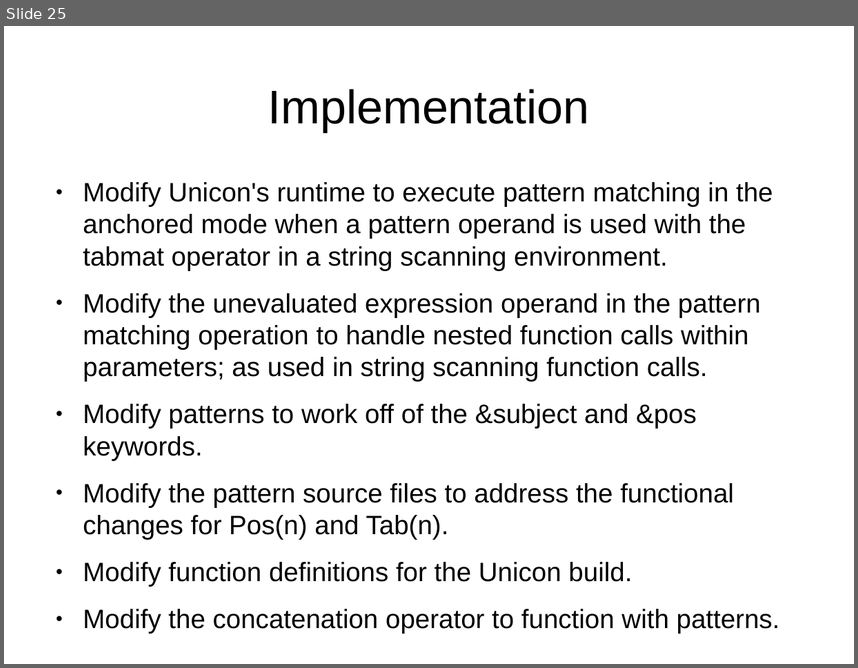
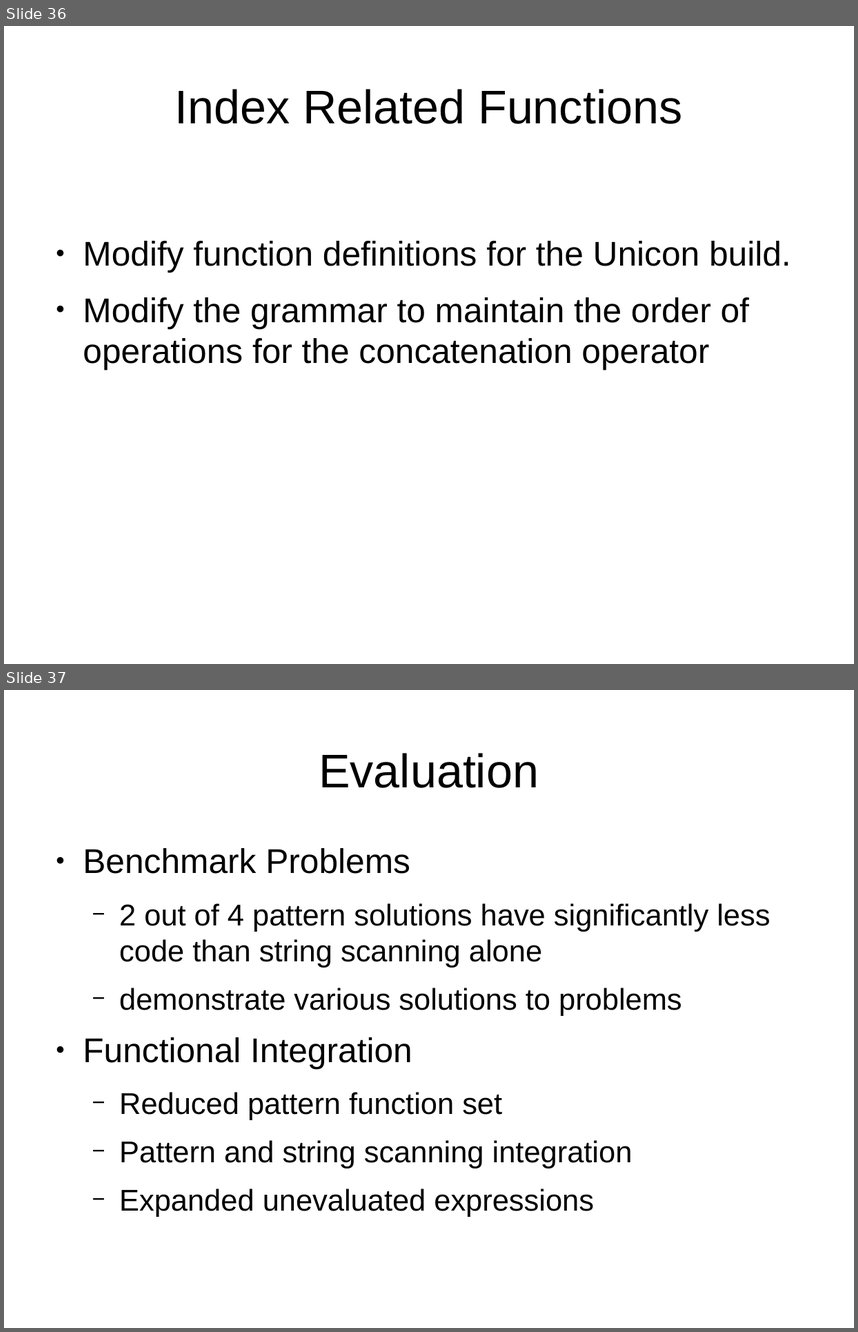
Before and after one commit to johngoettsche/Thesis, a slide deck: ThesisDefense.odp. Shown one above the other, each under a label of ours: slide 25 before the commit, slides 36 and 37 after it. The pictures are 858x668 and 858x1332 pixels, drawn with LibreOffice and Linux fonts; fonts in the diff are those of the drawing. Boxes give left, top, right and bottom in pixels: in the first picture for what was removed or moved away, otherwise in the second. Text is boxed around its words. In the diff, an @@ line names an element or a change of style, - is before the commit and + after.

```diff
--- a/ThesisDefense.odp
+++ b/ThesisDefense.odp
@@ slide 37 added at [4, 690, 854, 1328], background #FFFFFF @@
@@ title added at [319, 753, 539, 788], 44 pt, text #000000 @@
+Evaluation
@@ text added at [83, 848, 770, 1216], 28 pt, text #000000 @@
+● Benchmark Problems
+  − 2 out of 4 pattern solutions have significantly less code than string scanning alone
+  − demonstrate various solutions to problems
+● Functional Integration
+  − Reduced pattern function set
+  − Pattern and string scanning integration
+  − Expanded unevaluated expressions
@@ what was slide 25 is now slide 36 @@
@@ slide 36 changed as well @@
@@ title at [174, 89, 682, 124]: text changed @@
-Implementation
+Index Related Functions
@@ text at [83, 182, 773, 539]: paragraphs removed @@
-● Modify Unicon's runtime to execute pattern matching in the anchored mode when a pattern operand is used with the tabmat operator in a string scanning environment.
-● Modify the unevaluated expression operand in the pattern matching operation to handle nested function calls within parameters; as used in string scanning function calls.
-● Modify patterns to work off of the &subject and &pos keywords.
-● Modify the pattern source files to address the functional changes for Pos(n) and Tab(n).
@@ text at [83, 241, 791, 272]: size 24.8 to 32 pt in "Modify function definitions for the Unicon build." @@
@@ text at [83, 297, 749, 370]: text changed; size 24.8 to 32 pt @@
-● Modify the concatenation operator to function with patterns.
+● Modify the grammar to maintain the order of operations for the concatenation operator
```
Also in this commit, not shown: 4 other slides changed, 13 other slides added, 2 slides removed, 1 other file.
